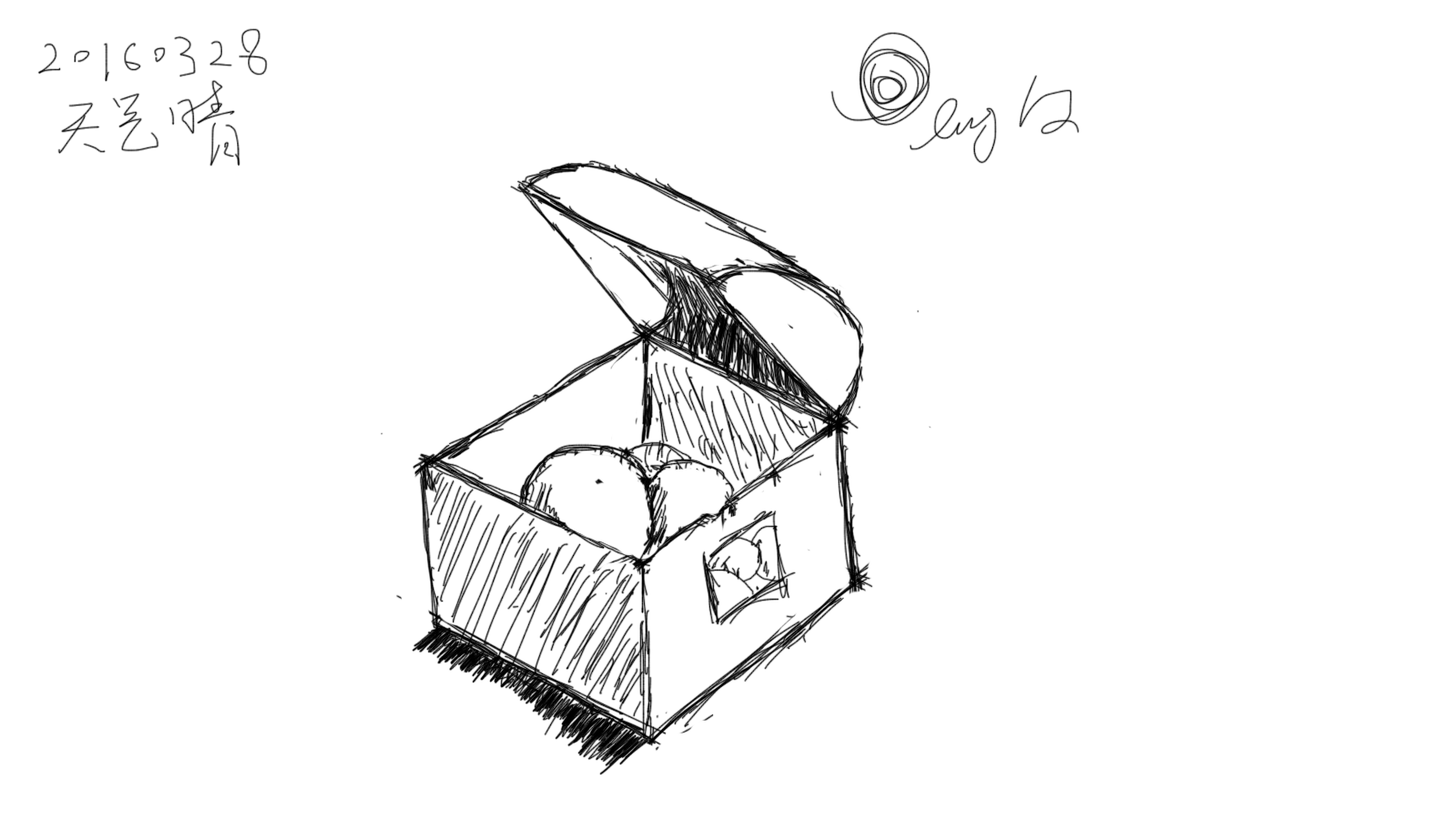
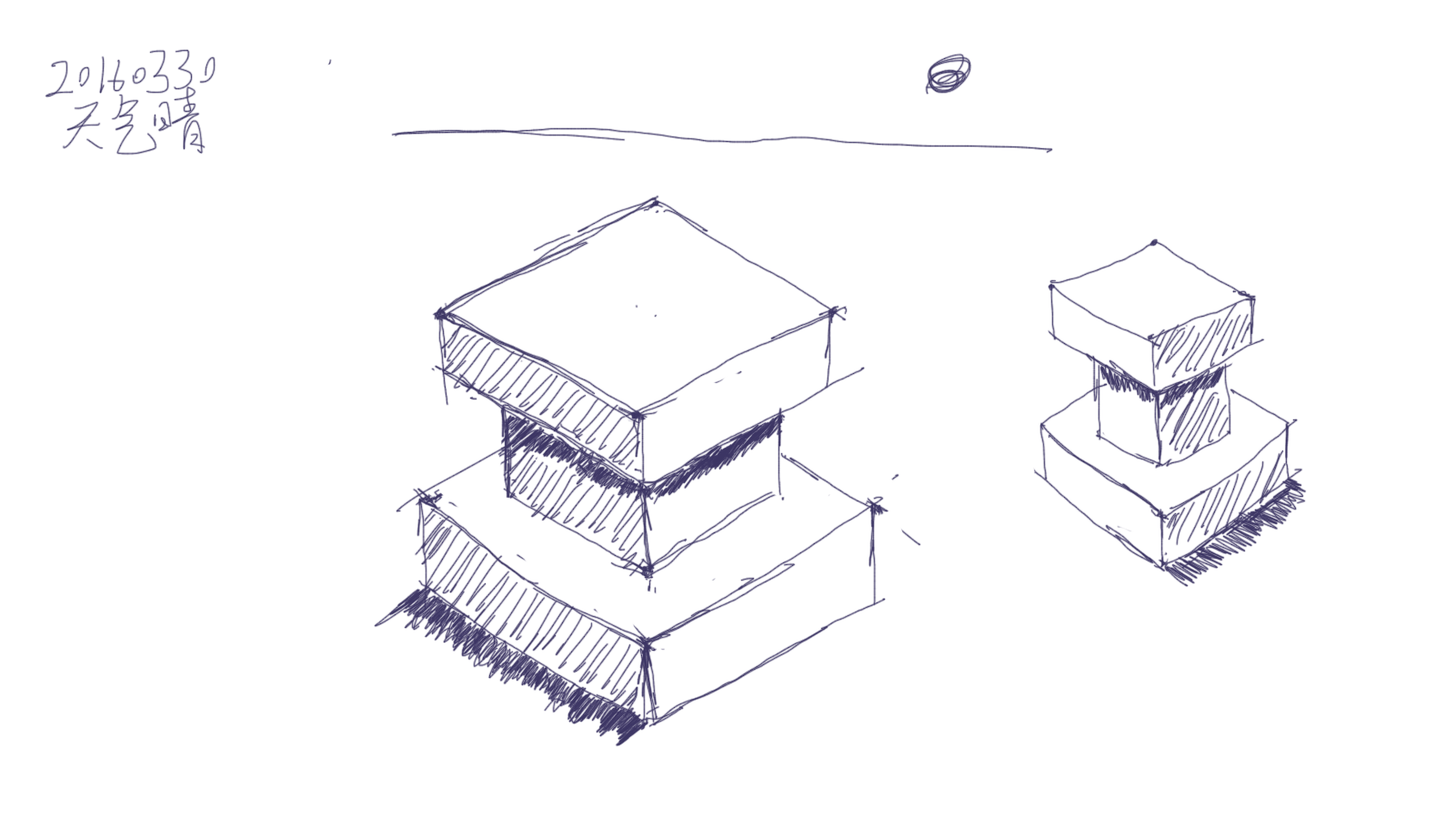
Layers edited between the first and the second 1455 x 819 image:
added layer "图层 10" above "图层 9" over box(44, 48, 1308, 747)
hid "图层 9" over box(37, 28, 1081, 775)
